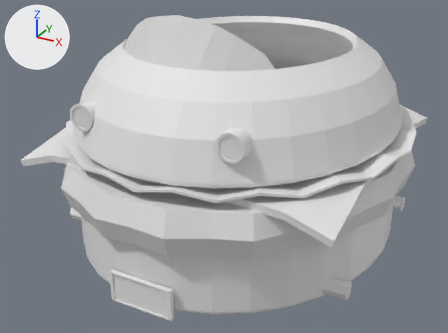
Before and after pictures for a commit that changed the OBJ model Turbo's Random Vehicles Pack/main/resources/assets/turbosrandomvehicles/objmodels/vehicles/patty_wagon.obj.
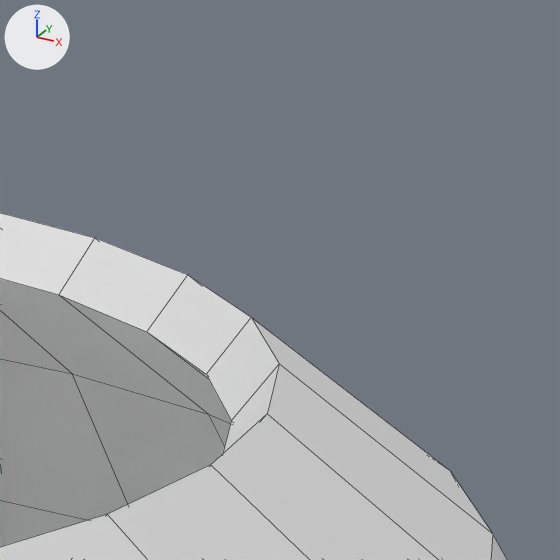
The first picture shows the older version from a 50 mm lens placed at (3.19, -6.64, 3.66), pointed at (-0.07, -0.7, 0.69). The close-ups show both versions on the part from 73% to 87% of the width and 0% to 18% of the height of that picture; other places that the commit changed are outside them. Every picture has the same lights, and +X, +Y and +Z are marked at upper left. The close-ups show mesh edges as thin lines. Materials are left out; every surface is plain grey. Where no turn or scale is listed for an object, it has been applied to the vertices. Vertices at the same position are counted once.

Names of what the first close-up shows: 'Patty_Wagon'.
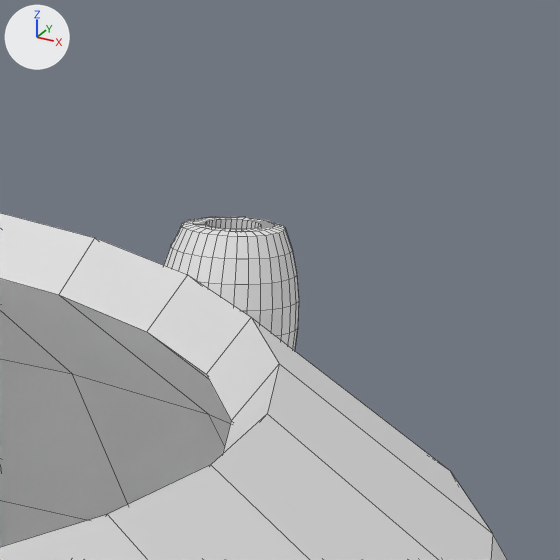
Pixel boxes (x1, y1, x2, y2) of what changed, in the close-ups (560 x 560 px):
part 1 of me_patty_wagon, added
    after: (164, 217, 299, 351)

The edits, one by one:
me_patty_wagon is used by ob_patty_wagon; location (0.0, 0.0, 0.0).
me_patty_wagon had 1509 vertices, 1673 faces and spanned x -1.99..1.99, y -2.67..1.89, z -0.15..2.62.
me_patty_wagon now has 1861 vertices, 2031 faces and spans x -1.99..1.99, y -2.67..1.89, z -0.15..2.62.
me_patty_wagon part 1: a new loose piece of 370 vertices spanning x 0.79..0.98, y 0.75..0.95, z 1.93..2.2.
